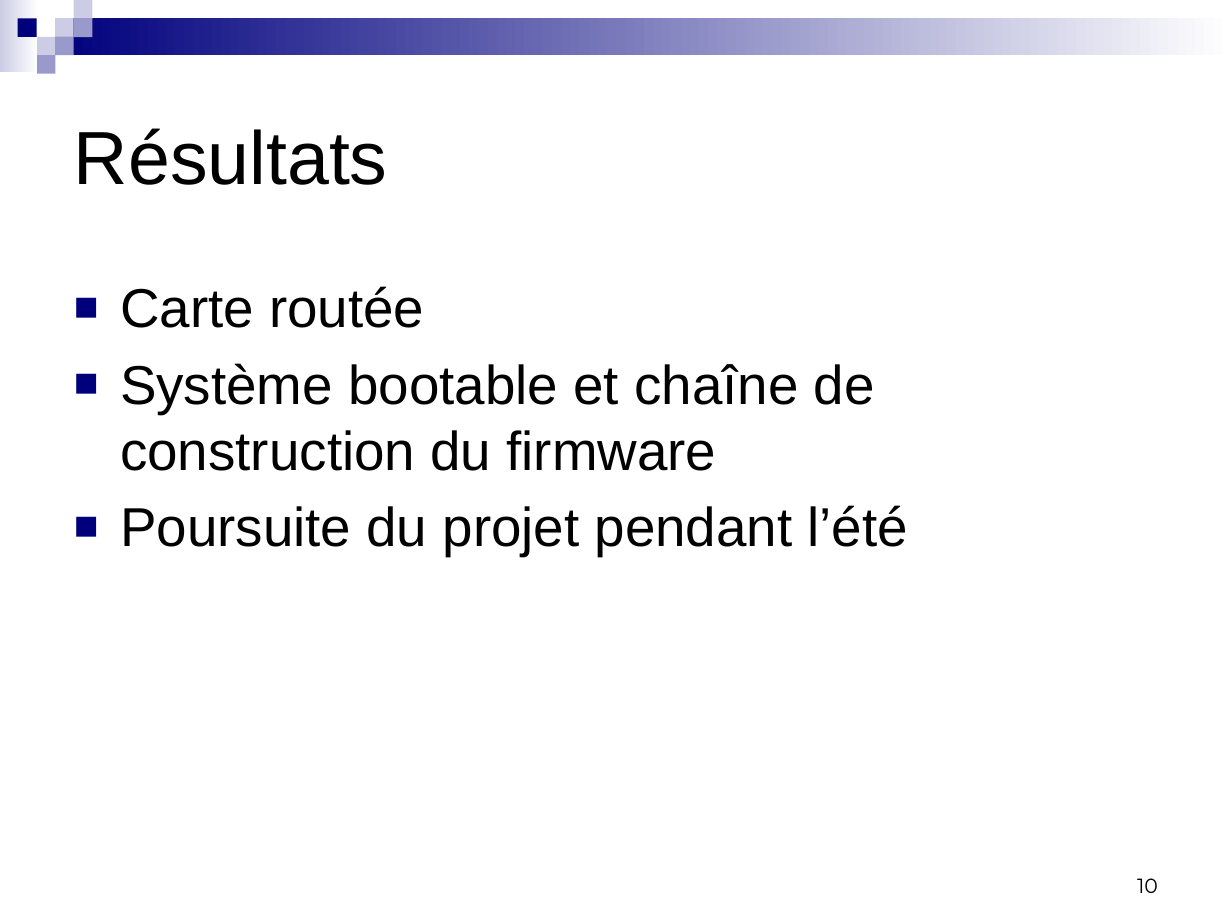
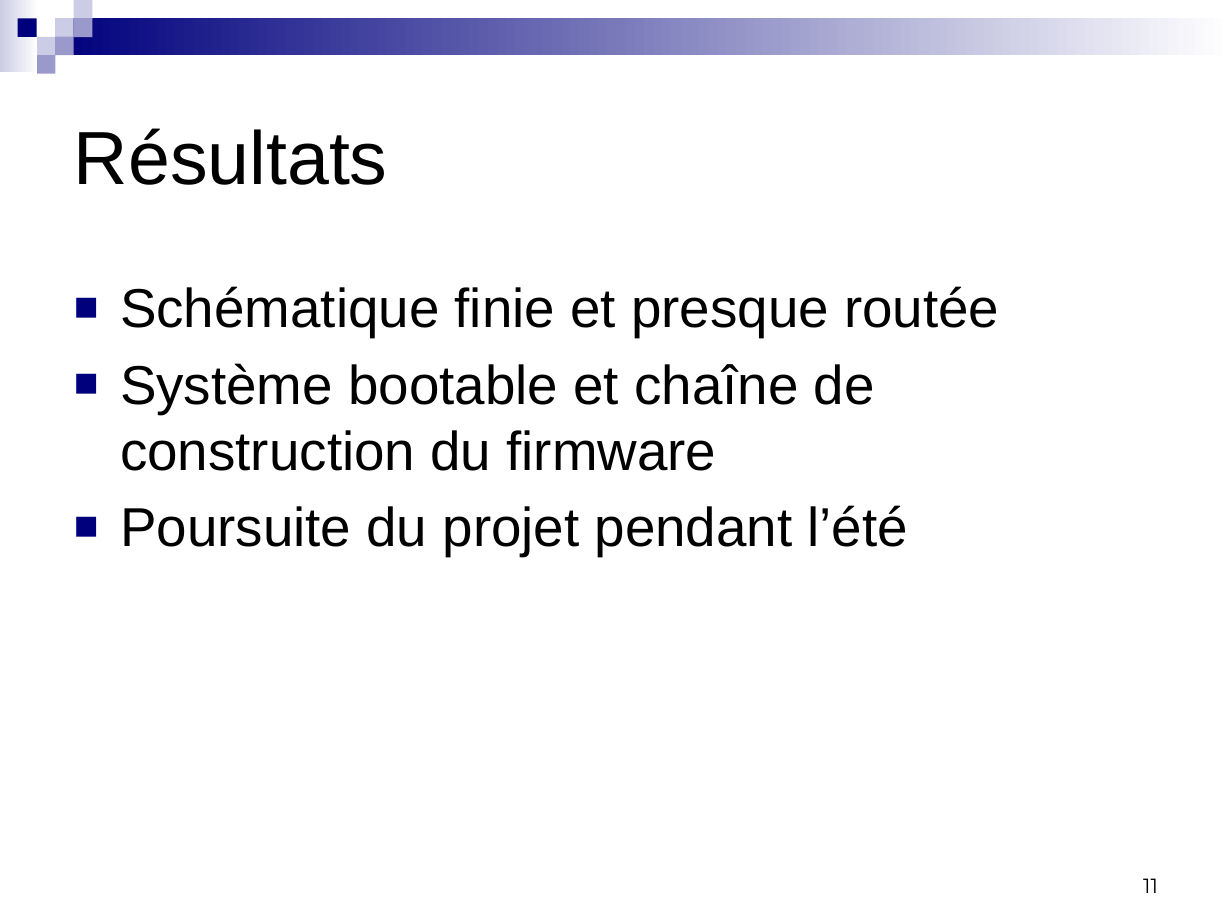
Before and after one commit to badrbouslikhin/Beluga, a slide deck: slide 11 of Rendu/PresentationFinale/Binome13PresentationFinalePRT.pptx (slide 10 before the commit). Drawn at 1232x924 pixels with LibreOffice and Linux fonts; fonts in the diff are those of the drawing. Boxes give left, top, right and bottom in pixels: in the first picture for what was removed or moved away, otherwise in the second. Text is boxed around its words. In the diff, an @@ line names an element or a change of style, - is before the commit and + after.

```diff
--- a/Rendu/PresentationFinale/Binome13PresentationFinalePRT.pptx
+++ b/Rendu/PresentationFinale/Binome13PresentationFinalePRT.pptx
@@ text at bbox=[120, 286, 999, 337]: text changed @@
-■ Carte routée
+■ Schématique finie et presque routée
@@ page number at bbox=[1143, 878, 1158, 893]: text changed @@
-10
+11
```
Also in this commit, not shown: 8 other slides changed, 1 slide added.
